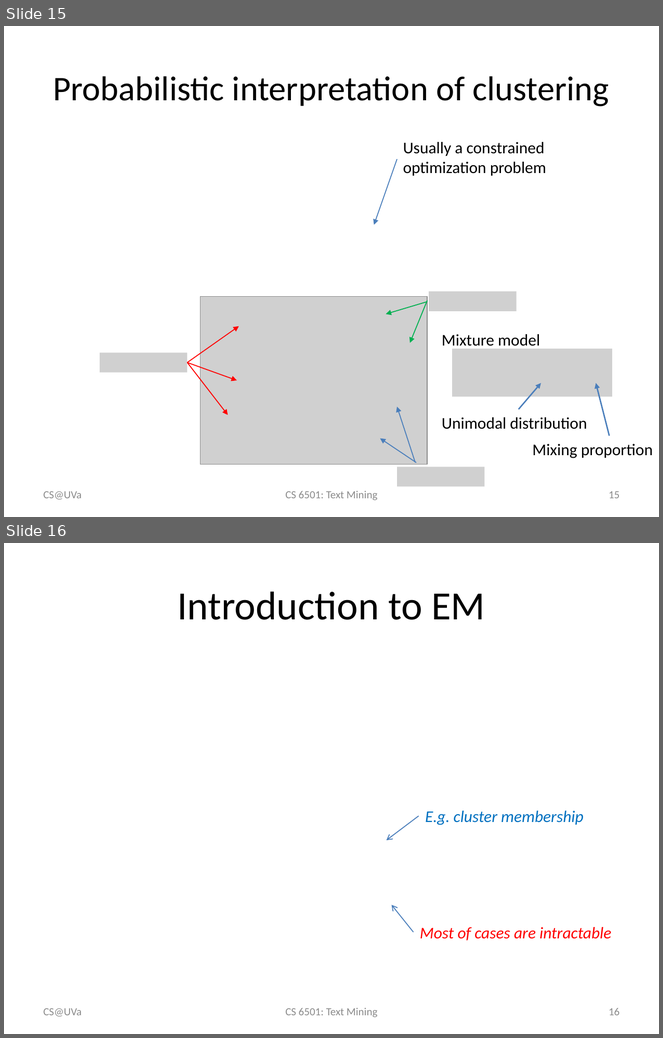
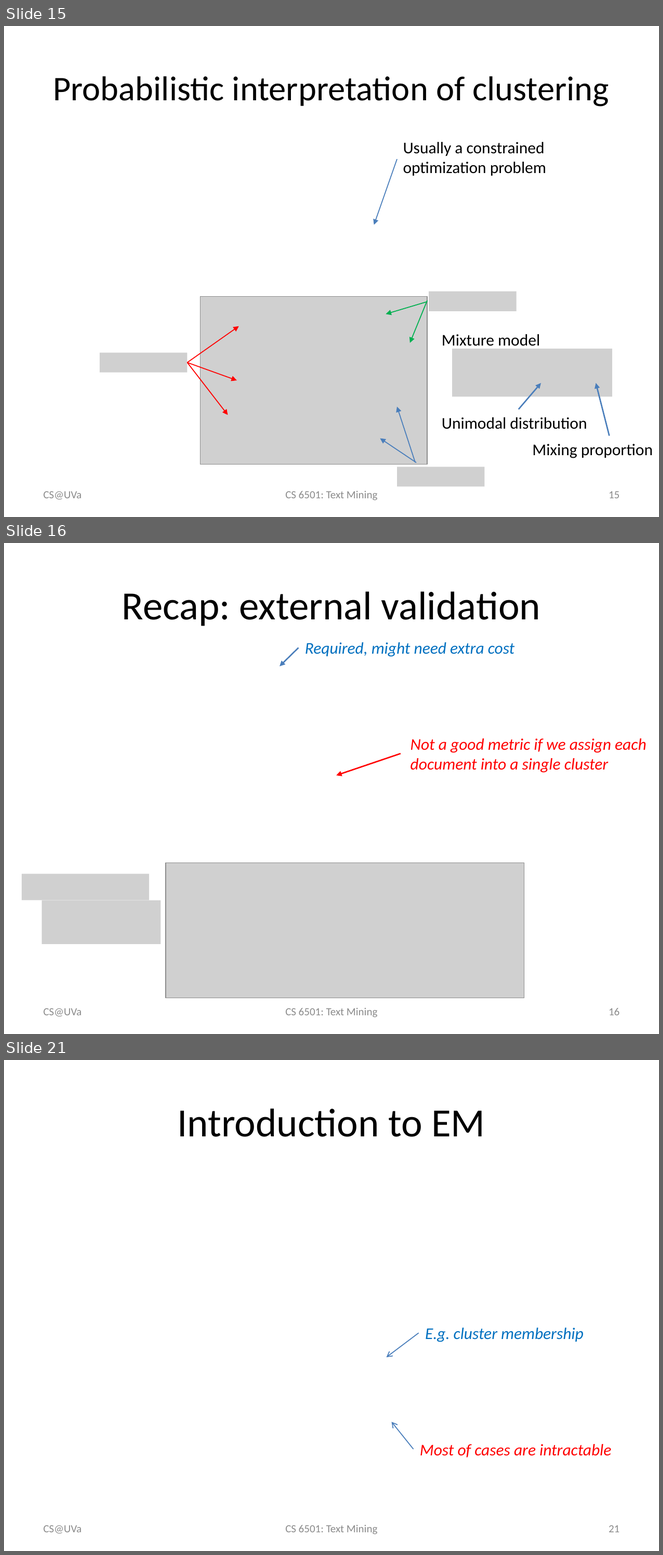
Before and after one commit to wang296/CS6501-Text-Mining, a slide deck: docs/k-means.pptx. Shown one above the other, each under a label of ours: slides 15 and 16 before the commit, slides 15, 16 and 21 after it; the slides between them are not shown. The pictures are 663x1038 and 663x1555 pixels, drawn with LibreOffice and Linux fonts; fonts in the diff are those of the drawing; grey boxes stand for pictures. Boxes give left, top, right and bottom in pixels: in the first picture for what was removed or moved away, otherwise in the second. Text is boxed around its words. In the diff, an @@ line names an element or a change of style, - is before the commit and + after.

Commit message:
clustering slides

```diff
--- a/docs/k-means.pptx
+++ b/docs/k-means.pptx
@@ slide 16 added at [4, 543, 659, 1034], background #FFFFFF @@
@@ title added at [122, 591, 541, 626], 44 pt, text #000000 @@
+Recap: external validation
@@ arrow added from (299, 648) to (280, 666), #4B7EBC 1.5 pt @@
@@ text added at [305, 642, 515, 657], 18 pt, text #0070C0, italic @@
+Required, might need extra cost
@@ text added at [411, 739, 647, 773], 18 pt, text #FF0000, italic @@
+Not a good metric if we assign each document into a single cluster
@@ arrow added from (400, 754) to (336, 775), #FF0000 1.5 pt @@
@@ picture added at [166, 863, 524, 999] @@
@@ picture added at [22, 874, 150, 900] @@
@@ picture added at [42, 901, 161, 944] @@
@@ text added at [44, 1008, 82, 1017], 12 pt, text #8C8C8C @@
+CS@UVa
@@ text added at [285, 1008, 377, 1018], 12 pt, text #8C8C8C @@
+CS 6501: Text Mining
@@ page number added at [609, 1008, 620, 1016], 12 pt, text #8C8C8C @@
+16
@@ what was slide 16 is now slide 21 @@
@@ page number at [609, 1525, 620, 1533]: text changed @@
-16
+21
```
Also in this commit, not shown: 4 other slides added, 5 other files.
